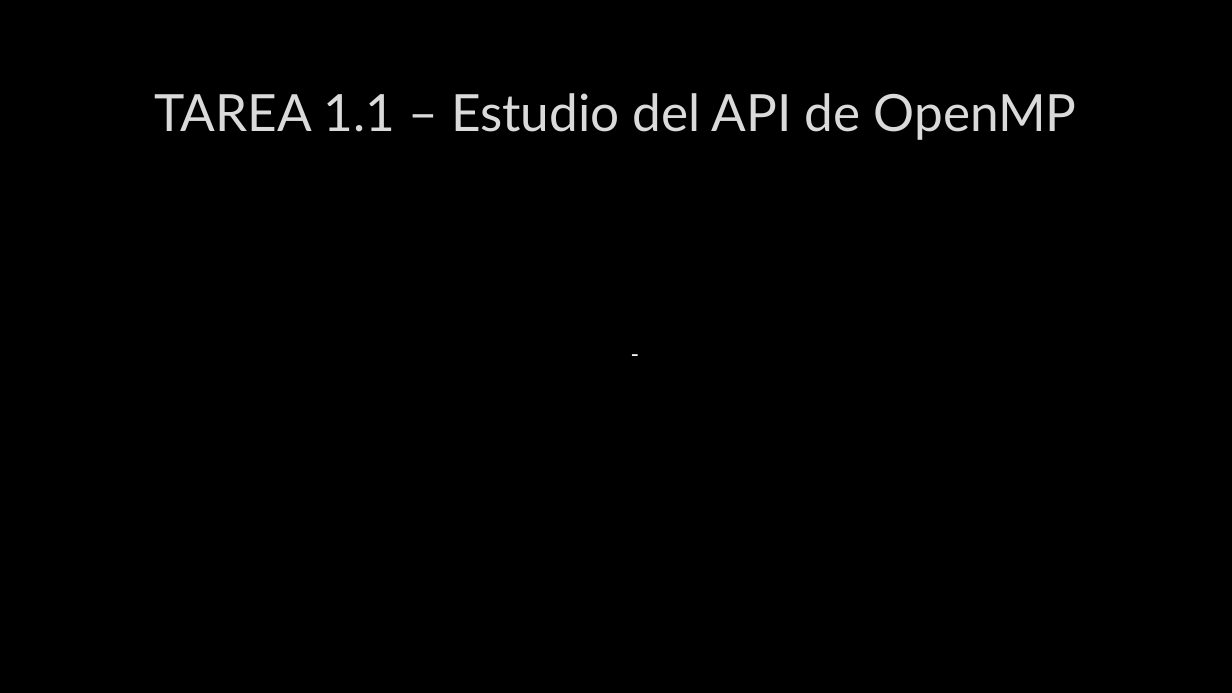
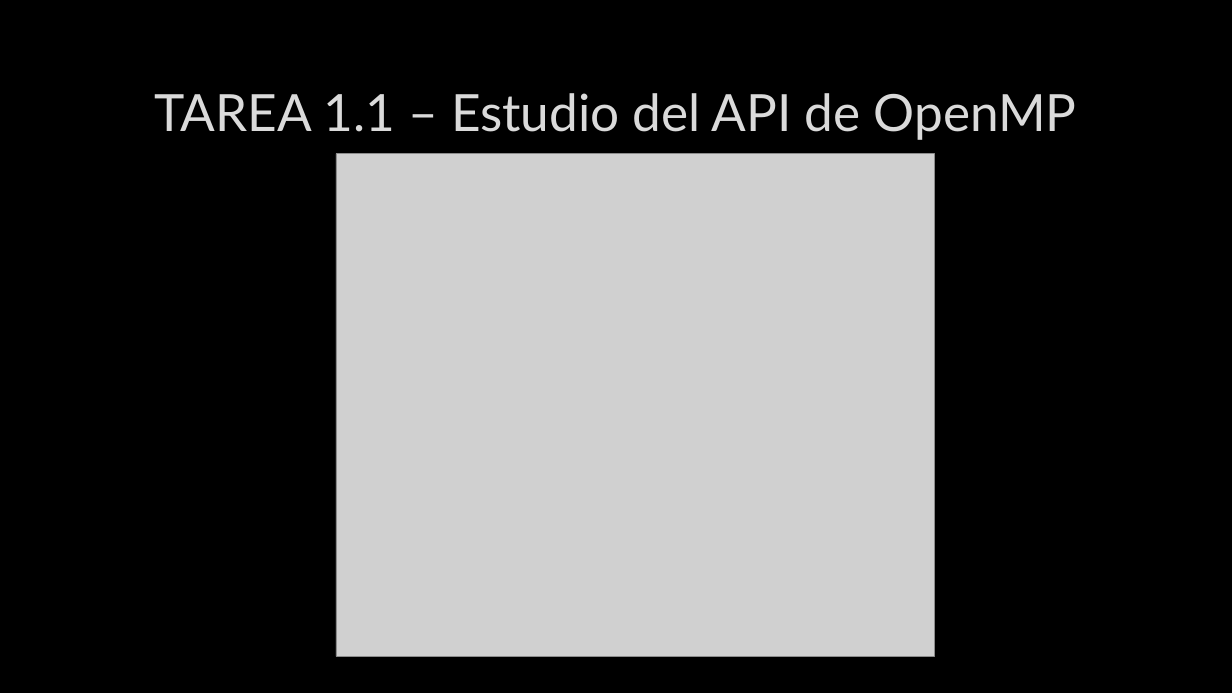
Before and after one commit to CEXAR-11/Practicas_SE, a slide deck: slide 2 of practica 3/presentacion_P3.pptx. Drawn at 1232x693 pixels with LibreOffice and Linux fonts; fonts in the diff are those of the drawing; grey boxes stand for pictures; background and template pictures are left out. Boxes give left, top, right and bottom in pixels: in the first picture for what was removed or moved away, otherwise in the second. Text is boxed around its words. In the diff, an @@ line names an element or a change of style, - is before the commit and + after.

```diff
--- a/practica 3/presentacion_P3.pptx
+++ b/practica 3/presentacion_P3.pptx
@@ picture added at <box>336,153,935,656</box> @@
@@ text removed at <box>455,335,816,456</box> @@
--
```
Also in this commit, not shown: 2 slides added, 1 slide removed, 4 other files.
